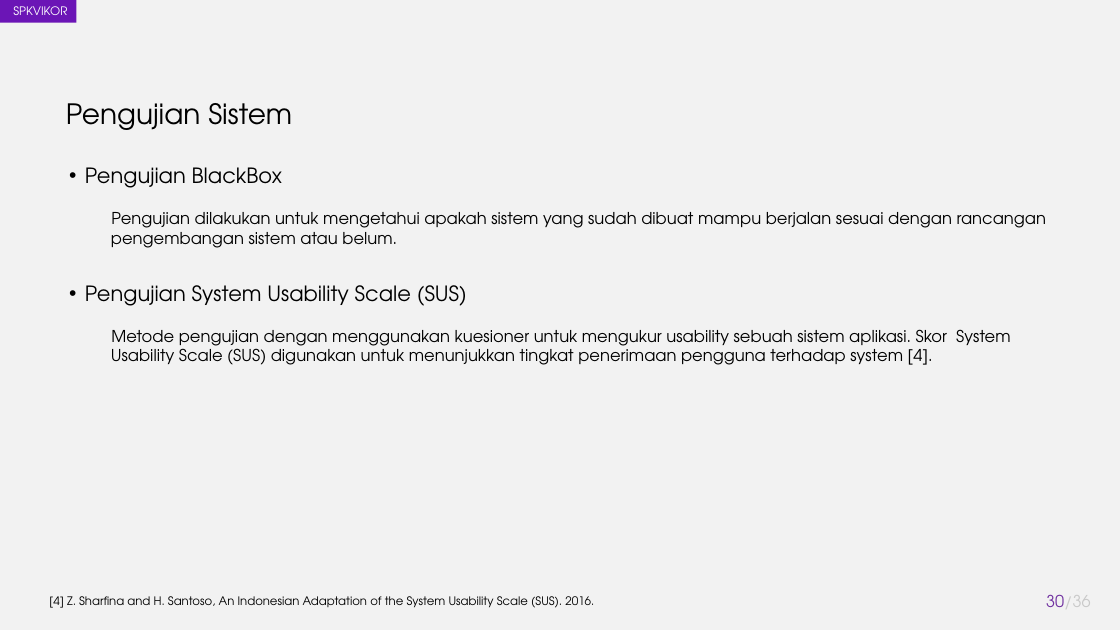
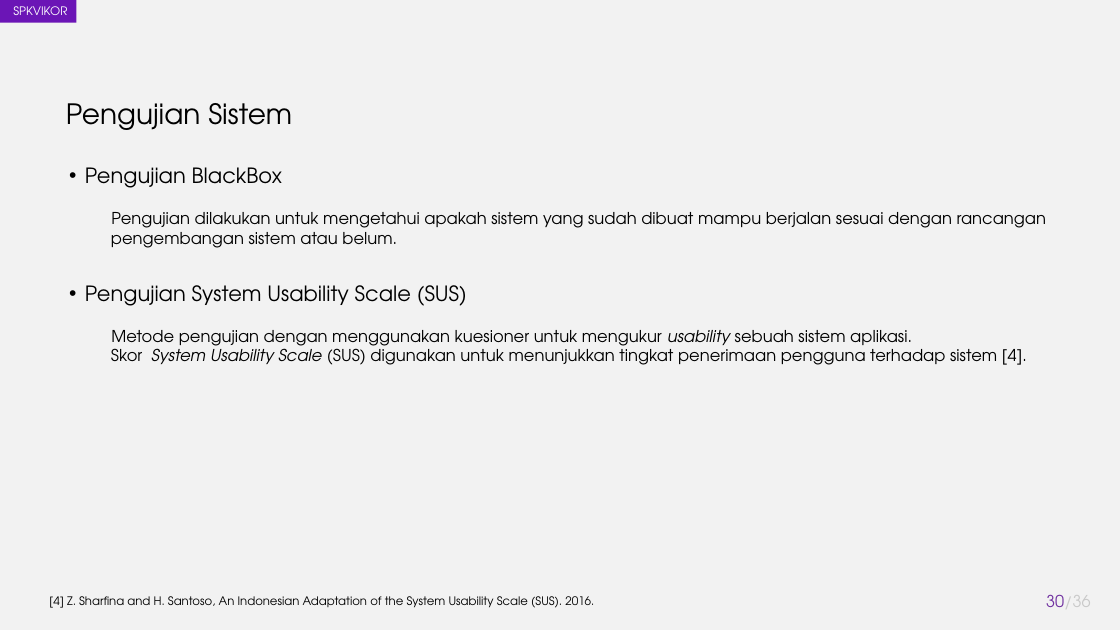
Before and after one commit to akhmadali7/TugasAkhir, a slide deck: slide 30 of PPT - TA - Akhmad Ali Sajidin.pptx. Drawn at 1120x630 pixels with LibreOffice and Linux fonts; fonts in the diff are those of the drawing. Boxes give left, top, right and bottom in pixels: in the first picture for what was removed or moved away, otherwise in the second. Text is boxed around its words. In the diff, an @@ line names an element or a change of style, - is before the commit and + after.

Commit message:
up

```diff
--- a/PPT - TA - Akhmad Ali Sajidin.pptx
+++ b/PPT - TA - Akhmad Ali Sajidin.pptx
@@ text at (111,330,1027,365): text changed @@
-Metode pengujian dengan menggunakan kuesioner untuk mengukur usability sebuah sistem aplikasi. Skor System Usability Scale (SUS) digunakan untuk menunjukkan tingkat penerimaan pengguna terhadap system [4].
+Metode pengujian dengan menggunakan kuesioner untuk mengukur usability sebuah sistem aplikasi.
+Skor System Usability Scale (SUS) digunakan untuk menunjukkan tingkat penerimaan pengguna terhadap sistem [4].
```
Also in this commit, not shown: 11 other slides changed.
